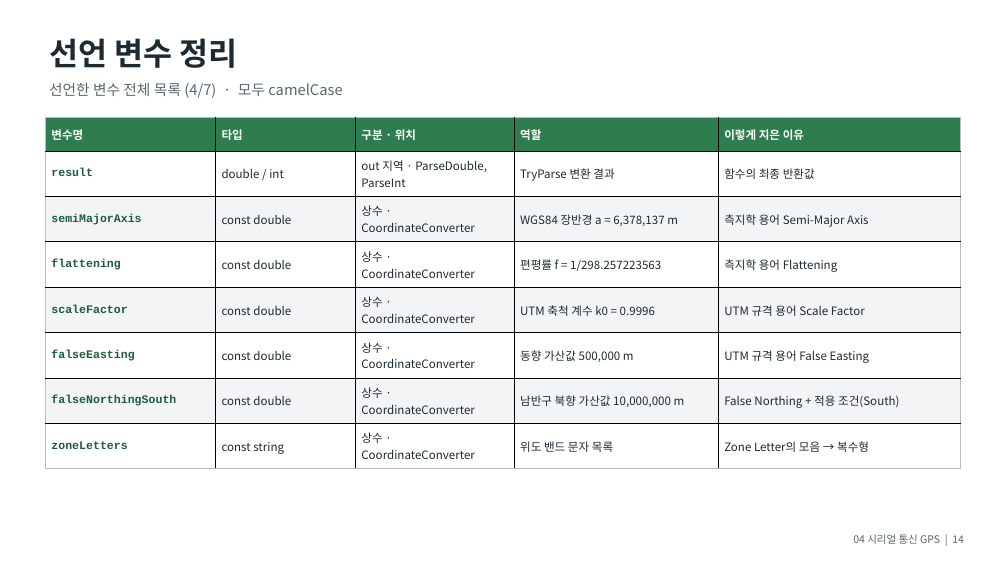
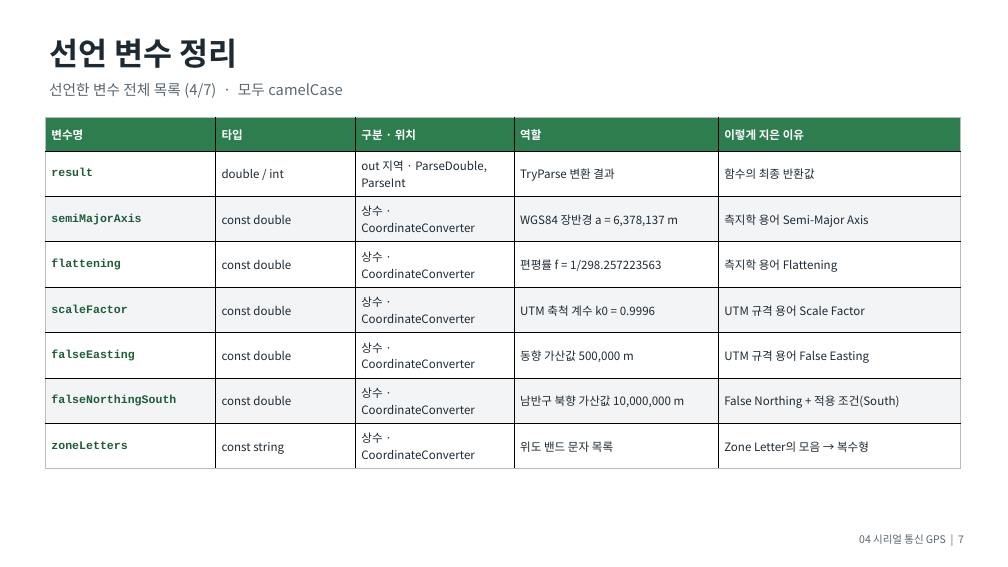
Before and after one commit to ehddnjs198/Seminar, a slide deck: slide 7 of PPT/04_시리얼통신_GPS.pptx (slide 14 before the commit). Drawn at 1008x567 pixels with LibreOffice and Linux fonts; fonts in the diff are those of the drawing. Boxes give left, top, right and bottom in pixels: in the first picture for what was removed or moved away, otherwise in the second. Text is boxed around its words. In the diff, an @@ line names an element or a change of style, - is before the commit and + after.

```diff
--- a/PPT/04_시리얼통신_GPS.pptx
+++ b/PPT/04_시리얼통신_GPS.pptx
@@ text at [859, 534, 964, 544]: text changed @@
-04 시리얼 통신 GPS | 14
+04 시리얼 통신 GPS | 7
```
Also in this commit, not shown: 16 other slides changed, 3 slides added, 3 other files.
